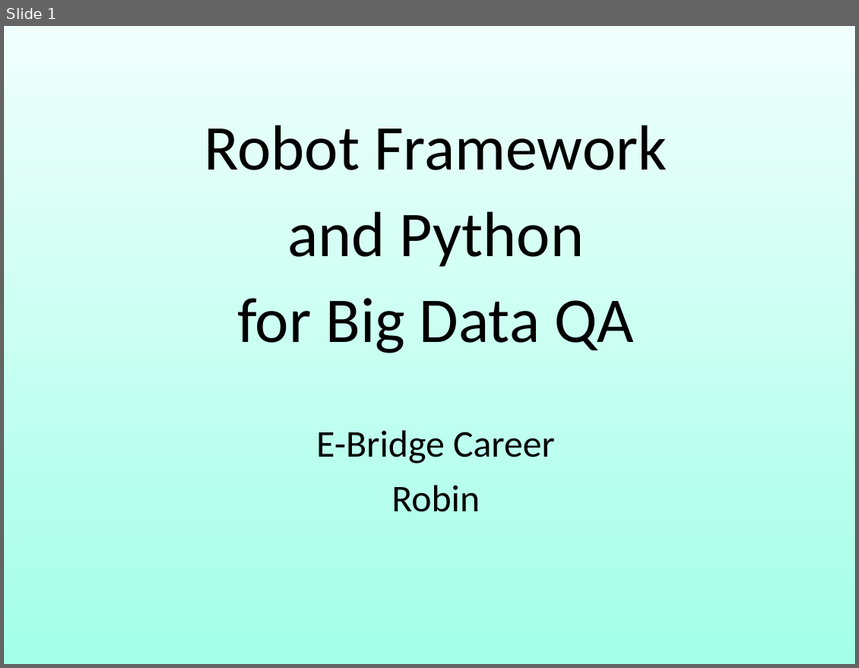
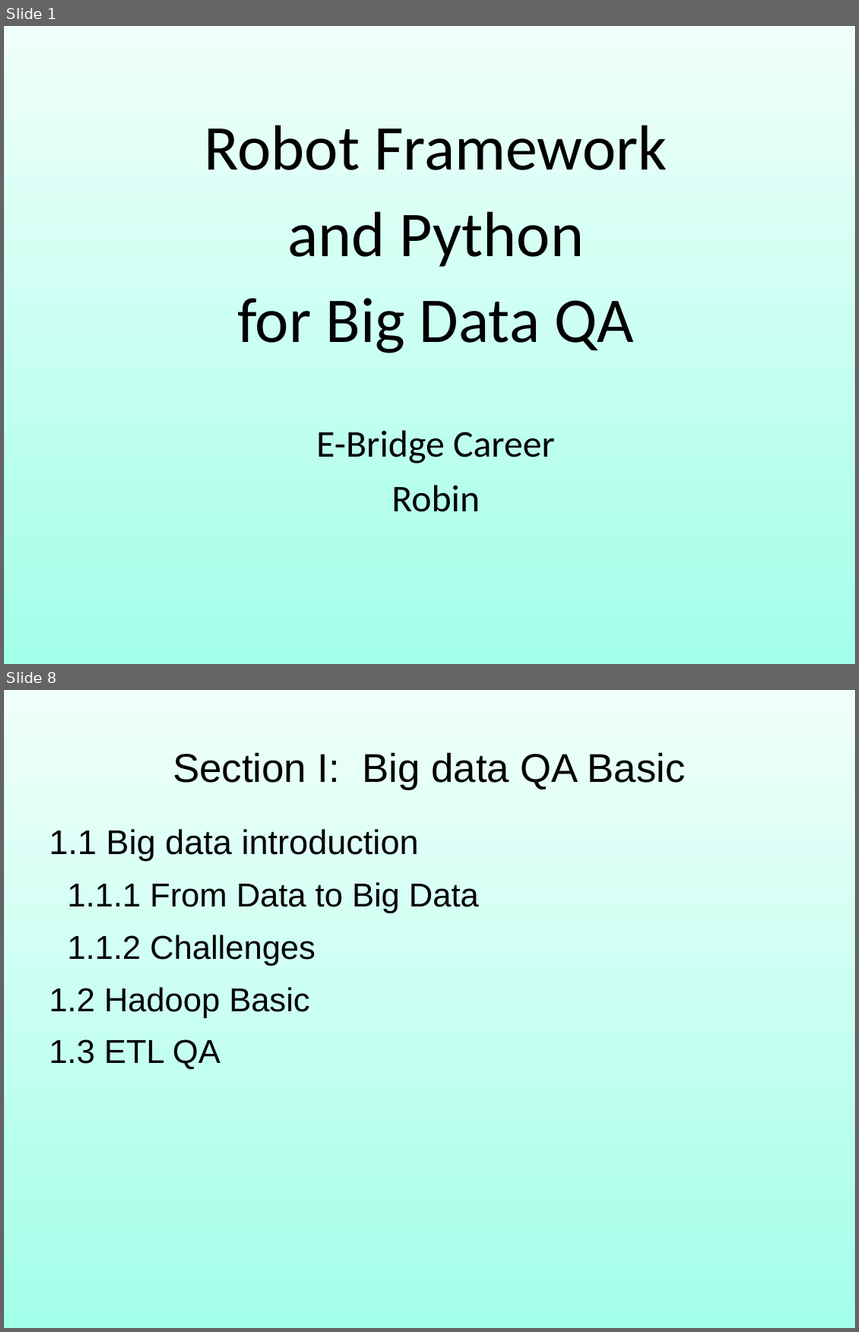
Before and after one commit to robin3795/Data, a slide deck: 2018_1.ppt. Shown one above the other, each under a label of ours: slide 1 before the commit, slides 1 and 8 after it; the slides between them are not shown. The pictures are 859x668 and 859x1332 pixels, drawn with LibreOffice and Linux fonts; fonts in the diff are those of the drawing. Boxes give left, top, right and bottom in pixels: in the first picture for what was removed or moved away, otherwise in the second. Text is boxed around its words. In the diff, an @@ line names an element or a change of style, - is before the commit and + after.

```diff
--- a/2018_1.ppt
+++ b/2018_1.ppt
@@ slide 8 added at [4, 690, 855, 1328], background gradient #F0FFFB to #A3FFE8 @@
@@ text added at [173, 752, 686, 790], 34 pt, text #000000 @@
+Section I: Big data QA Basic
@@ text added at [49, 829, 479, 1070], 28 pt, text #000000 @@
+1.1 Big data introduction
+1.1.1 From Data to Big Data
+1.1.2 Challenges
+1.2 Hadoop Basic
+1.3 ETL QA
```
Also in this commit, not shown: 13 slides changed, 18 other slides added, 3 slides removed, 1 other file.
